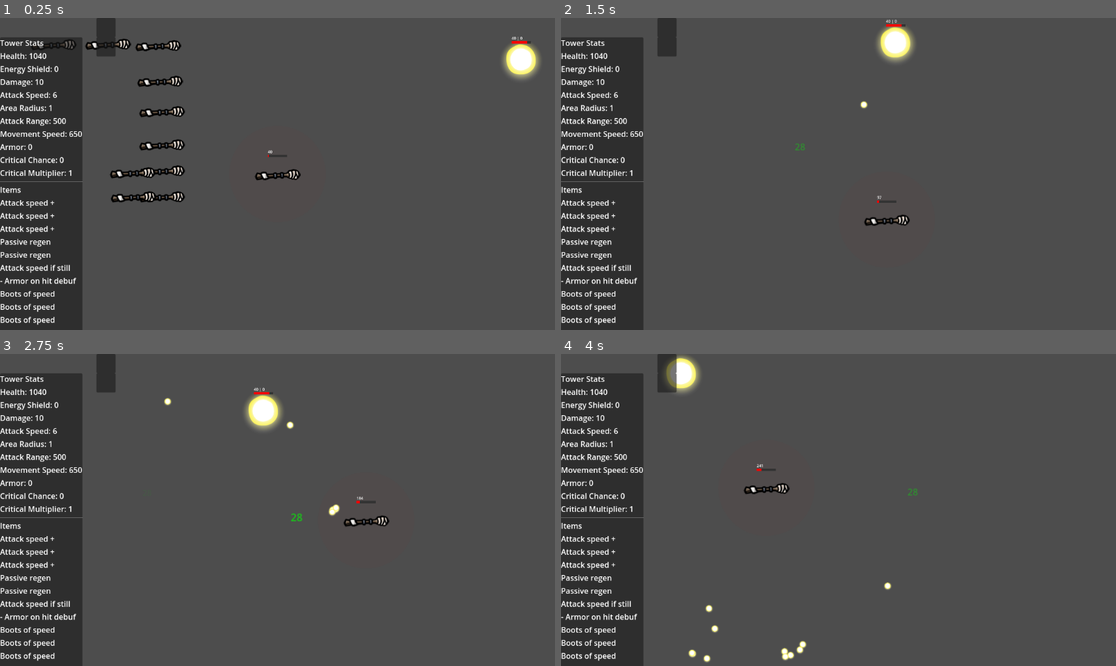
Above: before the commit, frames 1-4 (two rows, left to right).
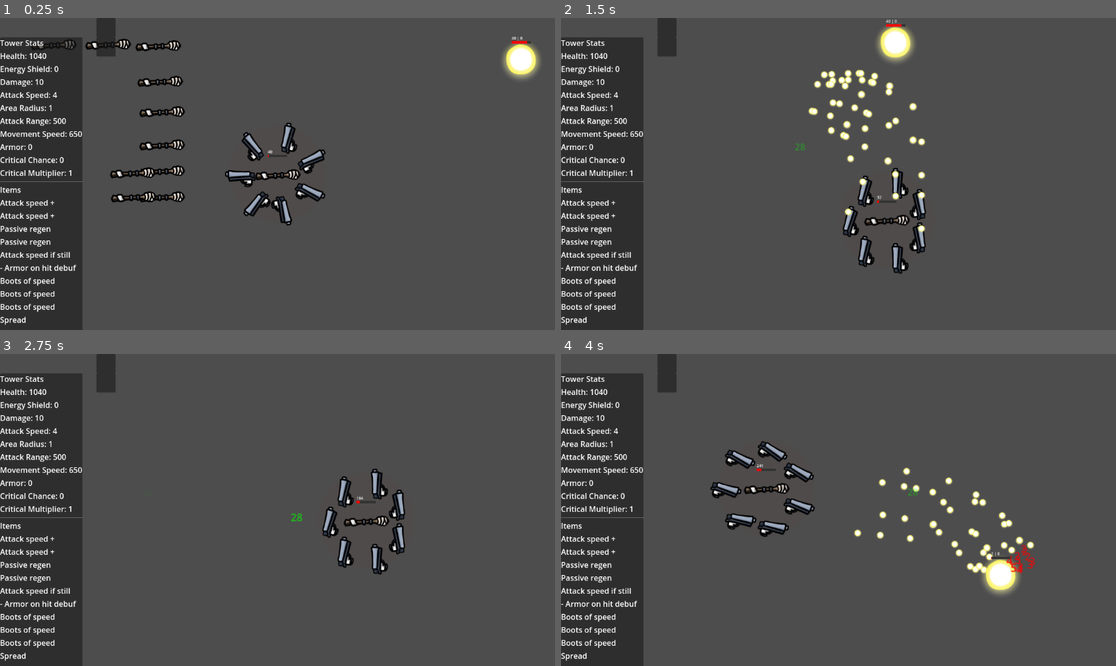
Above: after the commit, the same moments.

Repository: NathanAY/Broriskoftarainto
Game: Godot game, scene res://Scenes/Main.tscn
The game is run twice, just before and just after one commit, with the same random seed, the same clock (stepped at 60 frames per second) and the same inputs.
Inputs:
- Up to frame 1 (0.25 s): no input
- Up to frame 2 (1.5 s): tap Enter (ui_accept) at 0.5, 0.77 s; hold Right (ui_right) 0.53-1.28 s; hold Down (ui_down) from 1.28 s (still down)
- Up to frame 3 (2.75 s): tap Enter (ui_accept) at 1.52 s; release Down (ui_down) at 2.03 s; hold Right (ui_right) from 2.03 s (still down)
- Up to frame 4 (4 s): release Right (ui_right) at 2.78 s; hold Up (ui_up) 2.78-3.53 s; tap Enter (ui_accept) at 3.02, 3.77 s; hold Left (ui_left) from 3.53 s (still down)

The runs differ from the first frame. In frame 1, 2.1% of the frame differs, in the area x 0-59%, y 23-99%; in frame 2, 3.1%; in frame 3, 2.8%; in frame 4, 4.6%, in the area x 0-86%, y 0-99%.

Commit message:
Add weapon holding graphic and aiming

Diff:
--- a/Resources/weapons/Knife.tres
+++ b/Resources/weapons/Knife.tres
@@ -1,7 +1,8 @@
-[gd_resource type="Resource" script_class="MeleeWeapon" load_steps=3 format=3 uid="uid://cl8on386uk6rp"]
+[gd_resource type="Resource" script_class="MeleeWeapon" load_steps=4 format=3 uid="uid://cl8on386uk6rp"]
 
 [ext_resource type="Script" uid="uid://btqm0gae3kpiu" path="res://Systems/weapon/melee_weapon.gd" id="1_363sm"]
 [ext_resource type="Resource" uid="uid://88gqpdee82ou" path="res://Resources/weapons/aim/all.tres" id="2_jyyv4"]
+[ext_resource type="Texture2D" uid="uid://cwwo3072oyhsp" path="res://Assets/pistol.png" id="2_pke07"]
 
 [resource]
 script = ExtResource("1_363sm")
@@ -12,4 +13,6 @@
 range = 90.0
 modifiers = {}
 target_selector = ExtResource("2_jyyv4")
+sprite = ExtResource("2_pke07")
+sprite_offset = Vector2(0, 0)
 metadata/_custom_type_script = "uid://2vl1rp4agc1u"
--- a/Resources/weapons/Pistol.tres
+++ b/Resources/weapons/Pistol.tres
@@ -1,7 +1,8 @@
-[gd_resource type="Resource" script_class="PistolWeapon" load_steps=4 format=3 uid="uid://0kk7tflomdcg"]
+[gd_resource type="Resource" script_class="PistolWeapon" load_steps=5 format=3 uid="uid://0kk7tflomdcg"]
 
 [ext_resource type="PackedScene" uid="uid://bbj577efimtbf" path="res://Systems/weapon/Projectile.tscn" id="1_120iq"]
 [ext_resource type="Script" uid="uid://c86g5wtgphef8" path="res://Systems/weapon/pistol_weapon.gd" id="1_yx5y6"]
+[ext_resource type="Texture2D" uid="uid://cwwo3072oyhsp" path="res://Assets/pistol.png" id="3_70ry1"]
 [ext_resource type="Resource" uid="uid://hye6t5sxe2yg" path="res://Resources/weapons/aim/closest.tres" id="3_v0y1f"]
 
 [resource]
@@ -9,9 +10,11 @@
 projectile_scene = ExtResource("1_120iq")
 name = "Pistol"
 description = "Pistol"
-base_attack_speed = 1.0
+base_attack_speed = 2.0
 base_damage = 5.0
 range = 400.0
 modifiers = {}
 target_selector = ExtResource("3_v0y1f")
+sprite = ExtResource("3_70ry1")
+sprite_offset = Vector2(0, 0)
 metadata/_custom_type_script = "uid://2vl1rp4agc1u"
--- a/Resources/weapons/Shotgun.tres
+++ b/Resources/weapons/Shotgun.tres
@@ -1,8 +1,9 @@
-[gd_resource type="Resource" script_class="ShotgunWeapon" load_steps=4 format=3 uid="uid://fov62q3eb6q7"]
+[gd_resource type="Resource" script_class="ShotgunWeapon" load_steps=5 format=3 uid="uid://fov62q3eb6q7"]
 
 [ext_resource type="PackedScene" uid="uid://bbj577efimtbf" path="res://Systems/weapon/Projectile.tscn" id="1_hd58x"]
 [ext_resource type="Script" uid="uid://prg5uja0tmq4" path="res://Systems/weapon/shotgun_weapon.gd" id="1_st5ot"]
 [ext_resource type="Resource" uid="uid://crhs1rw6kcd5s" path="res://Resources/weapons/aim/highest_hp.tres" id="3_6lkm0"]
+[ext_resource type="Texture2D" uid="uid://cwwo3072oyhsp" path="res://Assets/pistol.png" id="3_tvr5h"]
 
 [resource]
 script = ExtResource("1_st5ot")
@@ -16,4 +17,6 @@
 range = 400.0
 modifiers = {}
 target_selector = ExtResource("3_6lkm0")
+sprite = ExtResource("3_tvr5h")
+sprite_offset = Vector2(0, 0)
 metadata/_custom_type_script = "uid://2vl1rp4agc1u"
--- a/Resources/weapons/aim/closest.tres
+++ b/Resources/weapons/aim/closest.tres
@@ -1,4 +1,4 @@
-[gd_resource type="Resource" script_class="ClosestTargetSelector" load_steps=2 format=3 uid="uid://hye6t5sxe2yg"]
+[gd_resource type="Resource" load_steps=2 format=3 uid="uid://hye6t5sxe2yg"]
 
 [ext_resource type="Script" uid="uid://4jtig3thlogl" path="res://Systems/weapon/target/closest_target_selector.gd" id="1_pnnlb"]
 
--- a/Scripts/Enemy.gd
+++ b/Scripts/Enemy.gd
@@ -13,8 +13,10 @@
 func _ready():
     add_to_group("enemies")  # Add enemy to a group
     add_to_group("damageable")
-    $WeaponHolder.add_weapon(load("res://Resources/weapons/Pistol.tres"))
-    $WeaponHolder.add_weapon(load("res://Resources/weapons/Knife.tres"))
+    #$WeaponHolder.add_weapon(load("res://Resources/weapons/Pistol.tres"))
+    #$WeaponHolder.add_weapon(load("res://Resources/weapons/Pistol.tres"))
+    #$WeaponHolder.add_weapon(load("res://Resources/weapons/Pistol.tres"))
+    #$WeaponHolder.add_weapon(load("res://Resources/weapons/Knife.tres"))
     #$WeaponHolder.add_weapon(load("res://Resources/weapons/Pistol.tres"))
     item_holder.add_item(load("res://Resources/items/BootsOfSpeed.tres"))
     #item_holder.add_item(load("res://Resources/items/RegenPassive.tres"))
--- a/Scripts/MainScene.gd
+++ b/Scripts/MainScene.gd
@@ -11,3 +11,17 @@
 
     # Start spawning enemies
     #spawner.spawn_enemy()
+
+var _condition_update_accum: float = 0.0
+var condition_update_interval: float = 3  # seconds
+
+#func _process(delta: float) -> void:
+    #_condition_update_accum += delta
+    #if _condition_update_accum <= condition_update_interval:
+        #return
+    #_condition_update_accum = 0.0
+    #print_all_objects_by_type()
+     #
+#func print_all_objects_by_type():
+    #var types := {}
+    #print("Projectile count: ", Projectile.instance_count)
--- a/Scripts/Spawner.gd
+++ b/Scripts/Spawner.gd
@@ -1,6 +1,6 @@
 extends Node
 
-@export var spawn_interval = 2.0
+@export var spawn_interval = 3
 @export var health_growth_per_minute: float = 20.0
 @export var damage_growth_per_minute: float = 5.0
 
--- a/Scripts/tower.gd
+++ b/Scripts/tower.gd
@@ -17,11 +17,25 @@
         if c.has_method("attachEventManager"):
             c.attachEventManager(event_manager)
 
-    $WeaponHolder.add_weapon(load("res://Resources/weapons/Knife.tres"))
-    #$WeaponHolder.add_weapon(load("res://Resources/weapons/Pistol.tres"))
+    #$WeaponHolder.add_weapon(load("res://Resources/weapons/Knife.tres"))
+    #$WeaponHolder.add_weapon(load("res://Resources/weapons/Knife.tres"))
+    #$WeaponHolder.add_weapon(load("res://Resources/weapons/Knife.tres"))
+    #$WeaponHolder.add_weapon(load("res://Resources/weapons/Knife.tres"))
+    #$WeaponHolder.add_weapon(load("res://Resources/weapons/Knife.tres"))
+    #$WeaponHolder.add_weapon(load("res://Resources/weapons/Knife.tres"))
+    $WeaponHolder.add_weapon(load("res://Resources/weapons/Pistol.tres"))
+    $WeaponHolder.add_weapon(load("res://Resources/weapons/Pistol.tres"))
+    $WeaponHolder.add_weapon(load("res://Resources/weapons/Pistol.tres"))
+    $WeaponHolder.add_weapon(load("res://Resources/weapons/Pistol.tres"))
+    $WeaponHolder.add_weapon(load("res://Resources/weapons/Pistol.tres"))
+    $WeaponHolder.add_weapon(load("res://Resources/weapons/Pistol.tres"))
     $WeaponHolder.add_weapon(load("res://Resources/weapons/Shotgun.tres"))
+    #$WeaponHolder.add_weapon(load("res://Resources/weapons/Shotgun.tres"))
+    #$WeaponHolder.add_weapon(load("res://Resources/weapons/Shotgun.tres"))
+    #$WeaponHolder.add_weapon(load("res://Resources/weapons/Shotgun.tres"))
+    #$WeaponHolder.add_weapon(load("res://Resources/weapons/Shotgun.tres"))
     $ItemHolder.add_item(load("res://Resources/items/AttackSpeedItem.tres"))
-    $ItemHolder.add_item(load("res://Resources/items/AttackSpeedItem.tres"))
+    #$ItemHolder.add_item(load("res://Resources/items/AttackSpeedItem.tres"))
     $ItemHolder.add_item(load("res://Resources/items/AttackSpeedItem.tres"))
     #$ItemHolder.add_item(load("res://Resources/items/AttackSpeedItem.tres"))
     #$ItemHolder.add_item(load("res://Resources/items/AttackSpeedItem.tres"))
--- a/Systems/Items/Modifiers/ExplosionModifier.gd
+++ b/Systems/Items/Modifiers/ExplosionModifier.gd
@@ -28,8 +28,8 @@
     explosion.global_position = position
     get_tree().current_scene.add_child(explosion)
 
-    #if (randomGenerator.randfn() < 0.1):
-        #return
+    if (randomGenerator.randfn() < 0.1):
+        return
     var random_item: Resource = possible_items[randi() % possible_items.size()]
     var pickup = pickup_scene.instantiate()
     pickup.global_position = position
--- a/Systems/weapon/BaseWeapon.gd
+++ b/Systems/weapon/BaseWeapon.gd
@@ -9,24 +9,95 @@
 @export var range: float = 400.0
 @export var modifiers: Dictionary = {}
 @export var target_selector: TargetSelector
+@export var sprite: Texture2D    # assign in .tres
+@export var sprite_offset: Vector2 = Vector2.ZERO  # for fine positioning if needed
 
 var holder_ref: WeakRef
 var event_manager: Node
+var timer: Timer     # each weapon has its own firing timer
+var sprite_node: Sprite2D  # visual instance of this weapon
+
 #groups to ignore (friendly fire)
 var ignore_groups: Array = []
 
 func apply_to(holder: Node) -> void:
     holder_ref = weakref(holder)
-    var ignoreGroups = holder.get_groups().filter(func(g): return g != "damageable")
     event_manager = holder.get_node_or_null("EventManager")
 
+    # create and start timer
+    timer = Timer.new()
+    timer.one_shot = false
+    holder.add_child(timer) # attach to holder so it ticks
+    timer.timeout.connect(_on_timeout)
+    _update_timer_wait()
+    timer.start()
+
+    if event_manager:
+        event_manager.subscribe("on_stat_changes", Callable(self, "_on_stat_changes"))
+
 func remove_from(holder: Node) -> void:
+    if timer and is_instance_valid(timer):
+        timer.stop()
+        timer.queue_free()
+    timer = null
+
+    if sprite_node and is_instance_valid(sprite_node):
+        sprite_node.queue_free()
+    sprite_node = null
+
+    if event_manager:
+        event_manager.unsubscribe("on_stat_changes", Callable(self, "_on_stat_changes"))
+    event_manager = null
     holder_ref = null
-    event_manager = null
 
 func get_holder() -> Node:
     return holder_ref.get_ref() if holder_ref and holder_ref.get_ref() else null
 
-# abstract: subclasses override this
+# --- runtime loop ---
+func _on_timeout() -> void:
+    var holder = get_holder()
+    if not holder: return
+
+    var targets: Array[Node] = []
+    if target_selector:
+        targets = target_selector.find_targets(sprite_node, range, holder)
+
+    if targets.size() > 0:
+        try_shoot(targets)
+
+func _update_timer_wait() -> void:
+    if not timer: return
+    var holder = get_holder()
+    var stats_node: Node = holder.get_node_or_null("Stats") if holder else null
+
+    var base_weapon_speed := base_attack_speed
+    var owner_speed = stats_node.get_stat("attack_speed") if stats_node and stats_node.has_method("get_stat") else 1.0
+    var combined = owner_speed * base_weapon_speed
+    if combined <= 0.001:
+        combined = 0.001
+    timer.wait_time = 1.0 / combined
+
+func _on_stat_changes(_event) -> void:
+    _update_timer_wait()
+
+func aim() -> void:
+    if not sprite_node or not is_instance_valid(sprite_node):
+        return
+    var holder = get_holder()
+    if not holder: return
+
+    var targets: Array[Node] = []
+    if target_selector:
+        targets = target_selector.find_targets(sprite_node, range, holder)
+
+    if targets.size() == 0:
+        return
+
+    var target = targets[0]
+    var dir = (target.global_position - sprite_node.global_position).normalized()
+    sprite_node.rotation = dir.angle()
+    sprite_node.flip_v = dir.x < 0
+
+# --- abstract shoot ---
 func try_shoot(targets: Array[Node]) -> void:
     push_warning("BaseWeapon: try_shoot not implemented for %s" % name)
--- a/Systems/weapon/pistol_weapon.gd
+++ b/Systems/weapon/pistol_weapon.gd
@@ -9,8 +9,17 @@
     if not holder or not projectile_scene: return
 
     var p: Projectile = projectile_scene.instantiate()
+
+    # get weapon’s sprite node
+    var holder_weapon_holder = holder.get_node("WeaponHolder")
+    var sprite_node: Node2D = holder_weapon_holder.weapon_templates.get(self, null)
+
+    if sprite_node:
+        p.global_position = sprite_node.global_position
+    else:
+        p.global_position = holder.global_position
+
     p.attachEventManager(event_manager)
-    p.global_position = holder.global_position
     p.damage = base_damage
     if p.has_method("set_ignore_groups"):
         var ignoreGroups = holder.get_groups().filter(func(g): return g != "damageable")
--- a/Systems/weapon/projectile.gd
+++ b/Systems/weapon/projectile.gd
@@ -16,7 +16,14 @@
 func _ready():
     connect("body_entered", Callable(self, "_on_area_entered"))
     # Automatically remove projectile after 2 seconds if it doesn't hit anything
-    await get_tree().create_timer(2.0).timeout
+    var timer := Timer.new()
+    timer.one_shot = true
+    timer.wait_time = 2.0
+    add_child(timer)
+    timer.timeout.connect(Callable(self, "_on_timeout"))
+    timer.start()
+
+func _on_timeout():
     queue_free()
 
 func attachEventManager(em: Node):
--- a/Systems/weapon/shotgun_weapon.gd
+++ b/Systems/weapon/shotgun_weapon.gd
@@ -16,8 +16,17 @@
         var rotated = dir.rotated(angle)
 
         var p: Projectile = projectile_scene.instantiate()
+
+            # get weapon’s sprite node
+        var holder_weapon_holder = holder.get_node("WeaponHolder")
+        var sprite_node: Node2D = holder_weapon_holder.weapon_templates.get(self, null)
+
+        if sprite_node:
+            p.global_position = sprite_node.global_position
+        else:
+            p.global_position = holder.global_position
+
         p.attachEventManager(event_manager)
-        p.global_position = holder.global_position
         p.damage = base_damage / pellet_count
         p.base_speed = randf_range(p.base_speed * 0.9, p.base_speed * 1.1)
         if p.has_method("set_ignore_groups"):
--- a/Systems/weapon/target/all_targets_in_range.gd
+++ b/Systems/weapon/target/all_targets_in_range.gd
@@ -2,12 +2,12 @@
 extends TargetSelector
 class_name AllTargetsInRangeSelector
 
-func find_targets(holder: Node, range: float) -> Array[Node]:
+func find_targets(weapon: Node, range: float, holder: Node) -> Array[Node]:
     var targets: Array[Node] = []
     for node in holder.get_tree().get_nodes_in_group("damageable"):
         if node == holder:
             continue
-        var dist = holder.global_position.distance_to(node.global_position)
+        var dist = weapon.global_position.distance_to(node.global_position)
         if dist <= range:
             targets.append(node)
     return targets
--- a/Systems/weapon/target/closest_target_selector.gd
+++ b/Systems/weapon/target/closest_target_selector.gd
@@ -2,19 +2,21 @@
 extends TargetSelector
 class_name ClosestTargetSelector
 
-func find_targets(holder: Node, range: float) -> Array[Node]:
+func find_targets(origin: Node, range: float, ignore_node: Node) -> Array[Node]:
     var closest: Node = null
     var closest_dist := INF
     var results: Array[Node] = []
-    for node in holder.get_tree().get_nodes_in_group("damageable"):
-        if node == holder:
+
+    for node in origin.get_tree().get_nodes_in_group("damageable"):
+        if node == ignore_node:  # skip the holder itself
             continue
-        if _should_skip(holder, node):
+        if _should_skip(ignore_node, node):
             continue
-        var dist = holder.global_position.distance_to(node.global_position)
+        var dist = origin.global_position.distance_to(node.global_position)
         if dist <= range and dist < closest_dist:
             closest_dist = dist
             closest = node
+
     if closest:
         results.append(closest)
     return results
--- a/Systems/weapon/target/highest_hp.gd
+++ b/Systems/weapon/target/highest_hp.gd
@@ -2,14 +2,14 @@
 extends TargetSelector
 class_name HighestHealthTargetSelector
 
-func find_targets(holder: Node, range: float) -> Array[Node]:
+func find_targets(weapon: Node, range: float, holder: Node) -> Array[Node]:
     var best_target: Node = null
     var highest := 0
 
     for node in holder.get_tree().get_nodes_in_group("damageable"):
         if node == holder:
             continue
-        var dist = holder.global_position.distance_to(node.global_position)
+        var dist = weapon.global_position.distance_to(node.global_position)
         if dist > range:
             continue
 
--- a/Systems/weapon/target/lowest_hp.gd
+++ b/Systems/weapon/target/lowest_hp.gd
@@ -2,14 +2,14 @@
 extends TargetSelector
 class_name LowestHealthTargetSelector
 
-func find_targets(holder: Node, range: float) -> Array[Node]:
+func find_targets(weapon: Node, range: float, holder: Node) -> Array[Node]:
     var best_target: Node = null
     var best := INF
 
     for node in holder.get_tree().get_nodes_in_group("damageable"):
         if node == holder:
             continue
-        var dist = holder.global_position.distance_to(node.global_position)
+        var dist = weapon.global_position.distance_to(node.global_position)
         if dist > range:
             continue
 
--- a/Systems/weapon/target/random_target_selector.gd
+++ b/Systems/weapon/target/random_target_selector.gd
@@ -2,12 +2,12 @@
 extends TargetSelector
 class_name RandomTargetSelector
 
-func find_targets(holder: Node, range: float) -> Array[Node]:
+func find_targets(weapon: Node, range: float, holder: Node) -> Array[Node]:
     var candidates: Array = []
     for node in holder.get_tree().get_nodes_in_group("damageable"):
         if node == holder:
             continue
-        if holder.global_position.distance_to(node.global_position) <= range:
+        if weapon.global_position.distance_to(node.global_position) <= range:
             candidates.append(node)
     if candidates.is_empty():
         return []
--- a/Systems/weapon/target/target_selector.gd
+++ b/Systems/weapon/target/target_selector.gd
@@ -4,5 +4,5 @@
 
 # holder is the weapon's owner (the entity who wields the weapon)
 # enemies are nodes in group "damageable"
-func find_targets(holder: Node, range: float) -> Array[Node]:
-    return []  # subclasses override
+func find_targets(origin: Node, range: float, ignore_node: Node) -> Array[Node]:
+    return []  # override in subclasses
--- a/Systems/weapon/weapon_holder.gd
+++ b/Systems/weapon/weapon_holder.gd
@@ -1,11 +1,14 @@
 extends Node
 
 @onready var hold_owner: Node = get_parent()
-@onready var stats: Node = hold_owner.get_node_or_null("Stats")
 @onready var event_manager: Node = hold_owner.get_node_or_null("EventManager")
+@export var weapons: Array[BaseWeapon] = []   # list of Weapon .tres resources (templates)
+# visual placement config
+@export var weapon_radius: float = 80.0
+@export var angle_offset: float = -PI * 1  # start at top; change if you want different start angle
 
-@export var weapons: Array[BaseWeapon] = []   # list of Weapon .tres resources (templates)
-
+# keep a map: weapon_instance -> Node2D (the visual sprite node)
+var weapon_templates: Dictionary = {}
 # runtime state: map weapon_instance -> Timer
 var weapon_timers: Dictionary = {}   # key: weapon_instance (Resource), value: Timer
 
@@ -14,28 +17,25 @@
     for w in weapons:
         add_weapon(w)
 
-    # update timers when stats change (so attack_speed changes apply)
-    if event_manager:
-        event_manager.subscribe("on_stat_changes", Callable(self, "_on_stat_changes"))
+func _process(delta: float) -> void:
+    for weapon in weapons:
+        if weapon:
+            weapon.aim()
 
 func add_weapon(weapon_resource: BaseWeapon) -> void:
     if weapon_resource == null:
         return
-
     # Duplicate the resource so we have an independent instance per holder
     var weapon_inst: BaseWeapon = weapon_resource.duplicate(true)
     # Keep the duplicate in our weapons list (so remove_weapon can match it)
     weapons.append(weapon_inst)
-
     # Apply modifiers and set holder on the weapon instance (Weapon.apply_to expects holder)
     if weapon_inst.has_method("apply_to"):
         weapon_inst.apply_to(hold_owner)
     else:
         push_warning("WeaponHolder: weapon has no apply_to method")
-
     # Equip (create timer + start firing)
     _equip_weapon(weapon_inst)
-
     if event_manager:
         event_manager.emit_event("on_weapon_added", [hold_owner, weapon_inst])
 
@@ -44,11 +44,9 @@
         return
     if not (weapon_inst in weapons):
         return
-
     # remove modifiers
     if weapon_inst.has_method("remove_from"):
         weapon_inst.remove_from(hold_owner)
-
     # stop & free timer
     if weapon_timers.has(weapon_inst):
         var t: Timer = weapon_timers[weapon_inst]
@@ -56,63 +54,51 @@
             t.stop()
             t.queue_free()
         weapon_timers.erase(weapon_inst)
-
+    if weapon_templates.has(weapon_inst):
+        var sprite_node = weapon_templates[weapon_inst]
+        if is_instance_valid(sprite_node): sprite_node.queue_free()
+        weapon_templates.erase(weapon_inst)
     # remove from list
     weapons.erase(weapon_inst)
-
+    # reposition remaining visuals
+    _reposition_weapons()
     if event_manager:
         event_manager.emit_event("on_weapon_removed", [hold_owner, weapon_inst])
 
 func _equip_weapon(weapon_inst: BaseWeapon) -> void:
-    # ensure modifiers applied (duplicate safe)
-    if weapon_inst.has_method("apply_to"):
-        weapon_inst.apply_to(hold_owner)
+    weapon_inst.apply_to(hold_owner)
+    if weapon_inst.sprite:
+        var sprite_node := Sprite2D.new()
+        sprite_node.texture = weapon_inst.sprite
+        weapon_inst.sprite_node = sprite_node
+        hold_owner.add_child(sprite_node)
+        weapon_templates[weapon_inst] = sprite_node
+    _reposition_weapons()
 
-    # create a timer for this specific weapon instance
-    var timer := Timer.new()
-    timer.one_shot = false
-    # compute initial wait_time using owner's stats + weapon base
-    timer.wait_time = _compute_weapon_wait_time(weapon_inst)
-    add_child(timer)
-
-    # connect the timeout to a bound callable so it calls with the correct weapon_inst
-    timer.timeout.connect(Callable(self, "_on_weapon_timeout").bind(weapon_inst))
-    timer.start()
-    weapon_timers[weapon_inst] = timer
+func _reposition_weapons() -> void:
+    var count := weapons.size()
+    if count == 0:
+        return
+    for i in range(count):
+        var weapon_inst = weapons[i]
+        if weapon_templates.has(weapon_inst):
+            var node: Sprite2D = weapon_templates[weapon_inst]
+            if not is_instance_valid(node):
+                continue
+            node.position = _get_weapon_position(i, count)
+            _update_weapon_orientation(node, i, count)
 
 
-func _on_weapon_timeout(weapon_inst: BaseWeapon) -> void:
-    #called from timer; find a target and ask the weapon instance to shoot
-    if weapon_inst == null:
-        return
-    if not (weapon_inst in weapon_timers):
-        return
+func _get_weapon_position(index: int, count: int) -> Vector2:
+    if count <= 0:
+        return Vector2.ZERO
+    var angle := angle_offset + TAU * float(index) / float(count)
+    return Vector2(cos(angle), sin(angle)) * weapon_radius
 
-    var targets: Array[Node] = []
-    if weapon_inst.target_selector:
-        targets = weapon_inst.target_selector.find_targets(hold_owner, weapon_inst.range)
+func _update_weapon_orientation(node: Sprite2D, index: int, count: int):
+    var angle := angle_offset + TAU * float(index) / float(count)
+    node.rotation = angle
 
-    if targets.size() > 0:
-        if weapon_inst.has_method("try_shoot"):
-            weapon_inst.try_shoot(targets)
-
-
-func _compute_weapon_wait_time(weapon_inst: BaseWeapon) -> float:
-    var base_weapon_speed := 0.0
-    if weapon_inst.base_attack_speed:
-        base_weapon_speed = float(weapon_inst.base_attack_speed)
-    var owner_speed := 0.0
-    if stats and stats.has_method("get_stat"):
-        owner_speed = stats.get_stat("attack_speed")
-    # defend against zero/negative combined speed
-    var combined = owner_speed * base_weapon_speed
-    if combined <= 0.001:
-        combined = 0.001
-    return 1.0 / combined
-
-# when stats change, update all timers so attack_speed changes apply immediately
-func _on_stat_changes(event) -> void:
-    for weapon_inst in weapon_timers.keys():
-        var t: Timer = weapon_timers[weapon_inst]
-        if is_instance_valid(t):
-            t.wait_time = _compute_weapon_wait_time(weapon_inst)
+    # Flip vertically if weapon is on left side (x < 0)
+    var dir := Vector2(cos(angle), sin(angle))
+    node.flip_v = dir.x < 0
--- a/project.godot
+++ b/project.godot
@@ -13,6 +13,7 @@
 config/name="Test1"
 run/main_scene="uid://d2n8kw8wey5oa"
 config/features=PackedStringArray("4.4", "Forward Plus")
+run/max_fps=120
 config/icon="res://icon.svg"
 
 [dotnet]
--- a/ui/HealthBar.tscn
+++ b/ui/HealthBar.tscn
@@ -3,6 +3,7 @@
 [ext_resource type="Script" uid="uid://d2hktj5uteqbk" path="res://ui/HealthBar.gd" id="1_vbrc5"]
 
 [node name="HealthBar" type="Control"]
+z_index = 10
 layout_mode = 3
 anchors_preset = 7
 anchor_left = 0.5
Binary file added: Assets/pistol.png
Not shown, added: Assets/pistol.png.import
